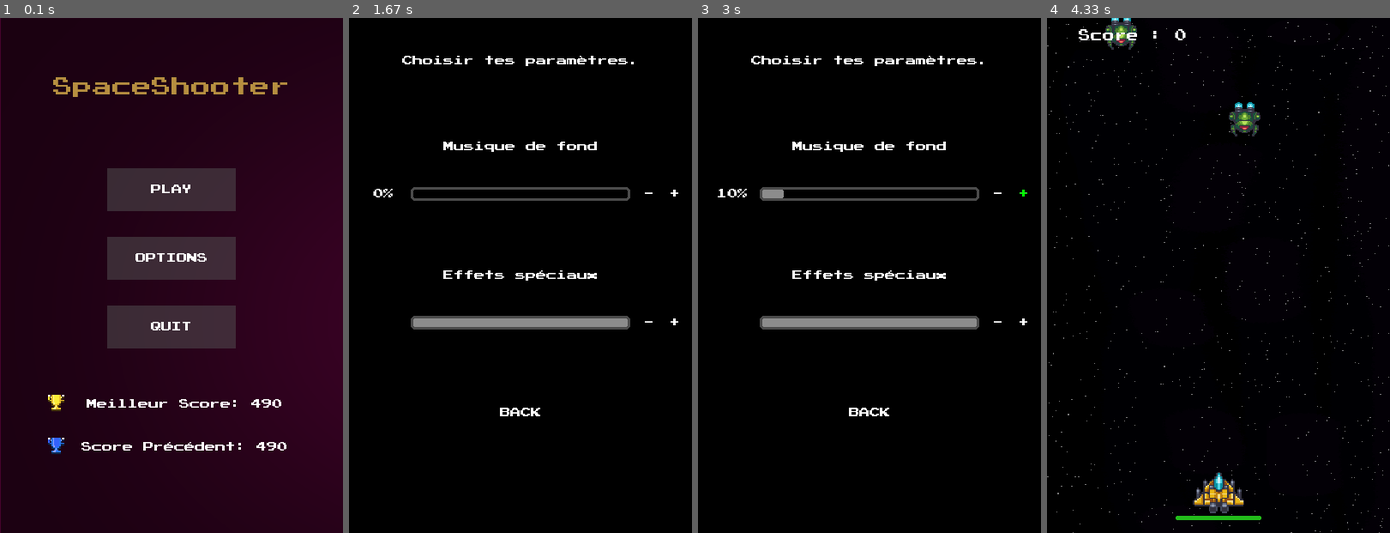
Above: before the commit, frames 1-4 (left to right).
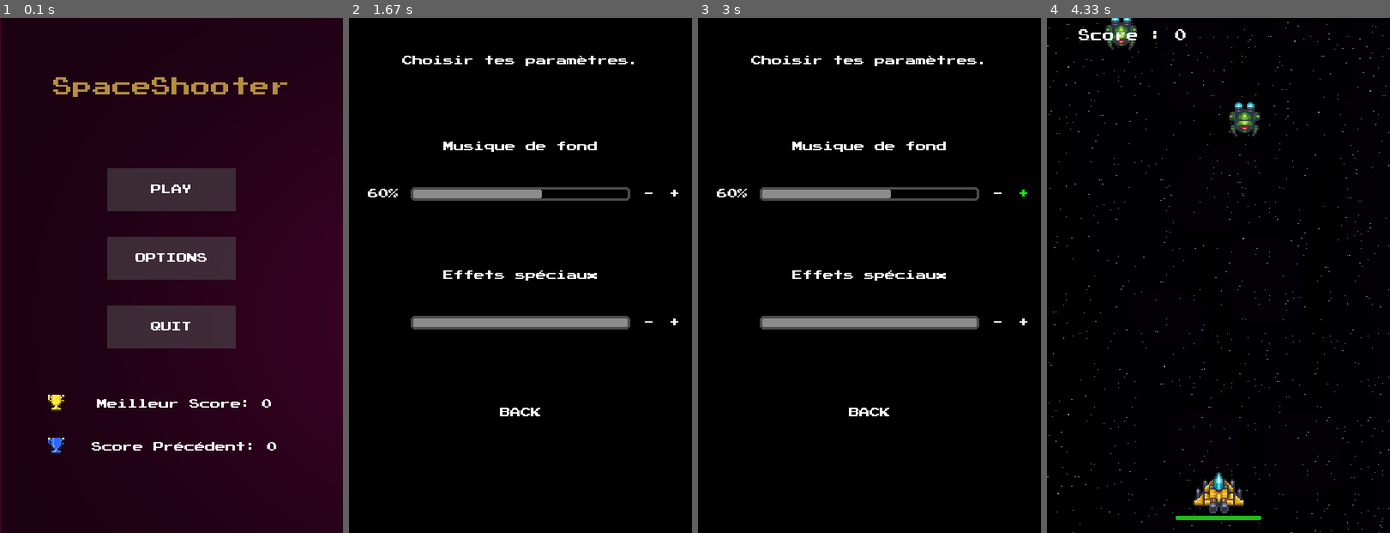
Above: after the commit, the same moments.

Repository: Fabien-crypto/SpaceShooter
Game: pygame game, started from main.py
Same seed, same stepped clock (60 frames per second), same inputs: the game is played once before the commit and once after it.
Inputs (mouse positions are in pixels of both pictures, inside the frame that each line leads up to):
- Up to frame 1 (0.1 s): no input
- Up to frame 2 (1.67 s): click "PLAY" at 0.88 s; tap Esc at 1.17 s; click "Options" at 1.55 s
- Up to frame 3 (3 s): click "-" at 2.05 s; click "-" at 2.38 s; click "+" at 2.72 s
- Up to frame 4 (4.33 s): click (1201, 409) at 3.05 s; click (1208, 187) at 3.38 s

The runs differ from the first frame. In frame 1, 0.8% of the frame differs, in the area x 23-84%, y 74-84%; in frame 2, 0.7%; in frame 3, 0.5%; in frame 4, nothing differs.

Commit message:
Validation

Diff:
--- a/main.py
+++ b/main.py
@@ -22,7 +22,6 @@
 pygame.font.init()
 
 #Définition de la police d'écriture #
-
 def get_font(size): # Returns Press-Start-2P in the desired size
     return pygame.font.Font("assets/menu/font.ttf", size)
 
@@ -34,7 +33,6 @@
 mixer.music.set_volume(volume)
 mixer.music.play()
 
-
 #Icone jeu#
 icon = pygame.image.load('assets/vaisseaux/player/ship 01/nomove.png')
 pygame.display.set_icon(icon)
@@ -42,11 +40,7 @@
 #Background des boutons#
 buttonimg = pygame.image.load("assets/menu/button.png")
 buttonimg = pygame.transform.scale(buttonimg,(150,50))
-
-
 screen = pygame.display.set_mode((400, 600))
-
-
 
 def save(score,vol,pos):
     bestscore = saveread("bestscore")
@@ -80,7 +74,6 @@
         screen.blit(OPTIONS_TEXT1, OPTIONS_RECT1)
         screen.blit(OPTIONS_TEXT2, OPTIONS_RECT2)
         screen.blit(POURCENTAGE_FOND,OPTIONS_POURCENTAGE_FOND_RECT )
-
         OPTIONS_BACK = Button(image=None, pos=(200, 460),
                             text_input="BACK", font=get_font(12), base_color="white", hovering_color="Green")
         OPTIONS_MOINS = Button(image=None, pos=(350, 205),
@@ -92,18 +85,15 @@
         OPTIONS_PLUS2 = Button(image=None, pos=(380, 355),
                         text_input="+",font=get_font(12), base_color="white", hovering_color="Green")
 
-
         buttonlist = [OPTIONS_MOINS,OPTIONS_MOINS2,OPTIONS_PLUS,OPTIONS_PLUS2,OPTIONS_BACK]
 
         for button in buttonlist:
             button.changeColor(OPTIONS_MOUSE_POS)
             button.update(screen)
-
         pygame.draw.rect(screen, (75,75,75), pygame.Rect(72, 197, 256, 16),3,5)
         pygame.draw.rect(screen, (140, 140, 140), pygame.Rect(75, 200, position, 10),0,2)
         pygame.draw.rect(screen, (75, 75, 75), pygame.Rect(72, 347, 256, 16),3,5)
         pygame.draw.rect(screen, (140, 140, 140), pygame.Rect(75, 350, position2, 10),0,2)
-
         for event in pygame.event.get():
             if event.type == pygame.QUIT:
                 pygame.quit()
@@ -115,7 +105,6 @@
                     else:
                         screen.blit(background, (0, 0))
                         return 0
-
                 if OPTIONS_PLUS.checkForInput(OPTIONS_MOUSE_POS):
                     if volume<0.5 and position <250:
                         volume += 0.05
@@ -123,9 +112,7 @@
                         position += 25
                         volume = round(volume,2)
                         save(int(saveread("score")),volume,position)
-
                     mixer.music.set_volume(float(saveread("volume")))
-
                 if OPTIONS_MOINS.checkForInput(OPTIONS_MOUSE_POS):
                     if volume>0 and position >0:
                         volume -= 0.05
@@ -133,11 +120,8 @@
                         position -= 25
                         volume = round(volume,2)
                         save(int(saveread("score")),volume,position)
-
                     mixer.music.set_volume(float(saveread("volume")))
-
         pygame.display.update()
-
 
 def paused() :
     while True:
@@ -170,9 +154,7 @@
                     mixer.music.unpause()
                     main_menu()
 
-
 def main_menu():
-
     while True:
         BG = pygame.image.load("assets/menu/Background.png")
         best_score = pygame.image.load('assets/icon/best_score.png')
@@ -180,9 +162,7 @@
         prec_score = pygame.image.load('assets/icon/prec_score.png')
         prec_score = pygame.transform.scale(prec_score,(20,20))
         screen.blit(BG, (0, 0))
-
         MENU_MOUSE_POS = pygame.mouse.get_pos()
-
         MENU_TEXT = get_font(23).render("SpaceShooter", True, "#b68f40")
         MENU_RECT = MENU_TEXT.get_rect(center=(200, 80))
         PLAY_BUTTON = Button(image=buttonimg, pos=(200, 200),
@@ -201,11 +181,9 @@
         screen.blit(best_score,(55,438))
         screen.blit(prec_score,(55,488))
 
-
         for button in [PLAY_BUTTON, OPTIONS_BUTTON, QUIT_BUTTON]:
             button.changeColor(MENU_MOUSE_POS)
             button.update(screen)
-
 
         for event in pygame.event.get():
             if event.type == pygame.QUIT:
@@ -219,6 +197,42 @@
                 if QUIT_BUTTON.checkForInput(MENU_MOUSE_POS):
                     pygame.quit()
                     sys.exit()
+        pygame.display.update()
+
+def over_menu():
+    while True:
+        BG = pygame.image.load("assets/menu/Background.png")
+        best_score = pygame.image.load('assets/icon/best_score.png')
+        best_score = pygame.transform.scale(best_score,(20,20))
+        prec_score = pygame.image.load('assets/icon/prec_score.png')
+        prec_score = pygame.transform.scale(prec_score,(20,20))
+        screen.blit(BG, (0, 0))
+        MENU_MOUSE_POS = pygame.mouse.get_pos()
+        MENU_TEXT = get_font(23).render("SpaceShooter", True, "#b68f40")
+        MENU_RECT = MENU_TEXT.get_rect(center=(200, 80))
+        BACK_MENU_BUTTON = Button(image=buttonimg, pos=(200, 200),
+                            text_input="Menu", font=get_font(12), base_color="White", hovering_color="Green")
+        Best_Score_TEXT = get_font(12).render("Meilleur Score: "+ saveread("bestscore"), True, "white")
+        Best_Score_RECT = Best_Score_TEXT.get_rect(center=(215, 450))
+        Prec_Score_TEXT = get_font(12).render(("Score Précédent: "+ saveread("prec")), True, "white")
+        Prec_Score_RECT = Prec_Score_TEXT.get_rect(center=(215, 500))
+        screen.blit(MENU_TEXT, MENU_RECT)
+        screen.blit(Best_Score_TEXT, Best_Score_RECT)
+        screen.blit(Prec_Score_TEXT, Prec_Score_RECT)
+        screen.blit(best_score,(55,438))
+        screen.blit(prec_score,(55,488))
+
+        for button in [BACK_MENU_BUTTON]:
+            button.changeColor(MENU_MOUSE_POS)
+            button.update(screen)
+
+        for event in pygame.event.get():
+            if event.type == pygame.QUIT:
+                pygame.quit()
+                sys.exit()
+            if event.type == pygame.MOUSEBUTTONDOWN:
+                if BACK_MENU_BUTTON.checkForInput(MENU_MOUSE_POS):
+                    main_menu()
         pygame.display.update()
 
 
@@ -255,18 +269,16 @@
         else :
             y_background = 0
             screen.blit(background, (0, y_background))
+
         #Appliquer image de notre joueur#
         screen.blit(game.player.image, game.player.rect)
-
         clock.tick(60)
 
         #Appliquer l'ensemble de mon grp de projectiles en les dessinant#
         game.explosion_group.update()
-
         game.player.all_projectiles.draw(screen)
         game.all_monsters.draw(screen)
         game.explosion_group.draw(screen)
-
 
         #Affichage du score #
         Score_TEXT = get_font(14).render(("Score : "+ str(game.player.score)), True, "white" )
@@ -276,10 +288,8 @@
         #récupérer tout les projectiles du joueur #
         for projectile in game.player.all_projectiles :
             projectile.move()
-
         for monster in game.all_monsters :
             monster.forward()
-
         game.player.update_health_bar(screen)
         game.spawn_monster()
 
@@ -303,10 +313,11 @@
             game.player.rect.x = 0 - game.player.rect.width
         if (game.player.rect.x) < -(game.player.rect.width) :
             game.player.rect.x = screen.get_width()
-
+        if game.player.health <= 0 :
+            over_menu()
         #mettre à jour l'écran  #
-        "bonjour"
         pygame.display.flip()
+
         #fermeture du jeu#
         for event in pygame.event.get():
             if event.type == pygame.QUIT :
--- a/monster.py
+++ b/monster.py
@@ -36,13 +36,14 @@
     def forward(self):
         self.rect.y += self.velocity
         if self.game.check_collision(self,self.game.all_players) :
+            self.game.all_monsters.remove(self)
             self.game.player.damage(self.attack)
-            self.game.all_monsters.remove(self)
         if self.rect.y > 590 :
             self.game.all_monsters.remove(self)
             self.game.player.damage(self.attack)
 
 
 
+
     def launch_laser(self) :
         self.all_laser.add(Laser_ennemie(self))
--- a/player.py
+++ b/player.py
@@ -22,11 +22,7 @@
         self.last_shoot =  pygame.time.get_ticks()
 
     def damage(self, amount) :
-        if self.health < 0 :
-            from main import main_menu
-            main_menu()
-        else :
-            self.health -= amount
+        self.health -= amount
 
     def update_health_bar(self,surface):
         bar_color = (35, 188, 27)
--- a/scores.txt
+++ b/scores.txt
@@ -1,4 +1,4 @@
-490
-490
-0.0
 0
+0
+0.3
+150
